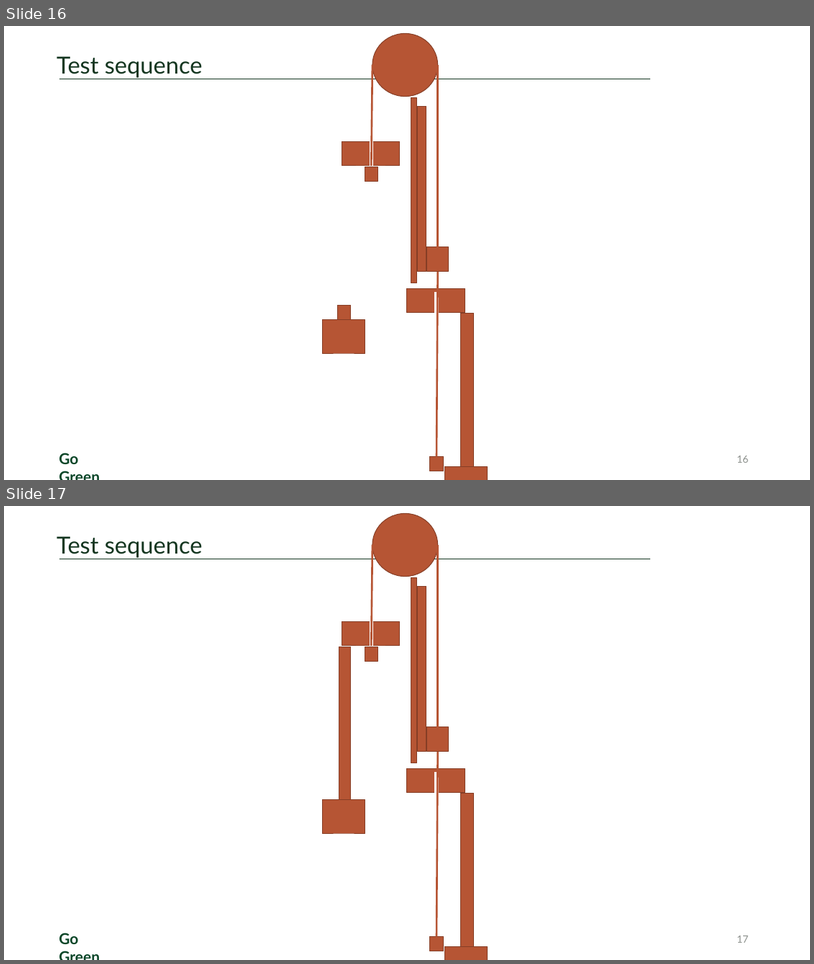
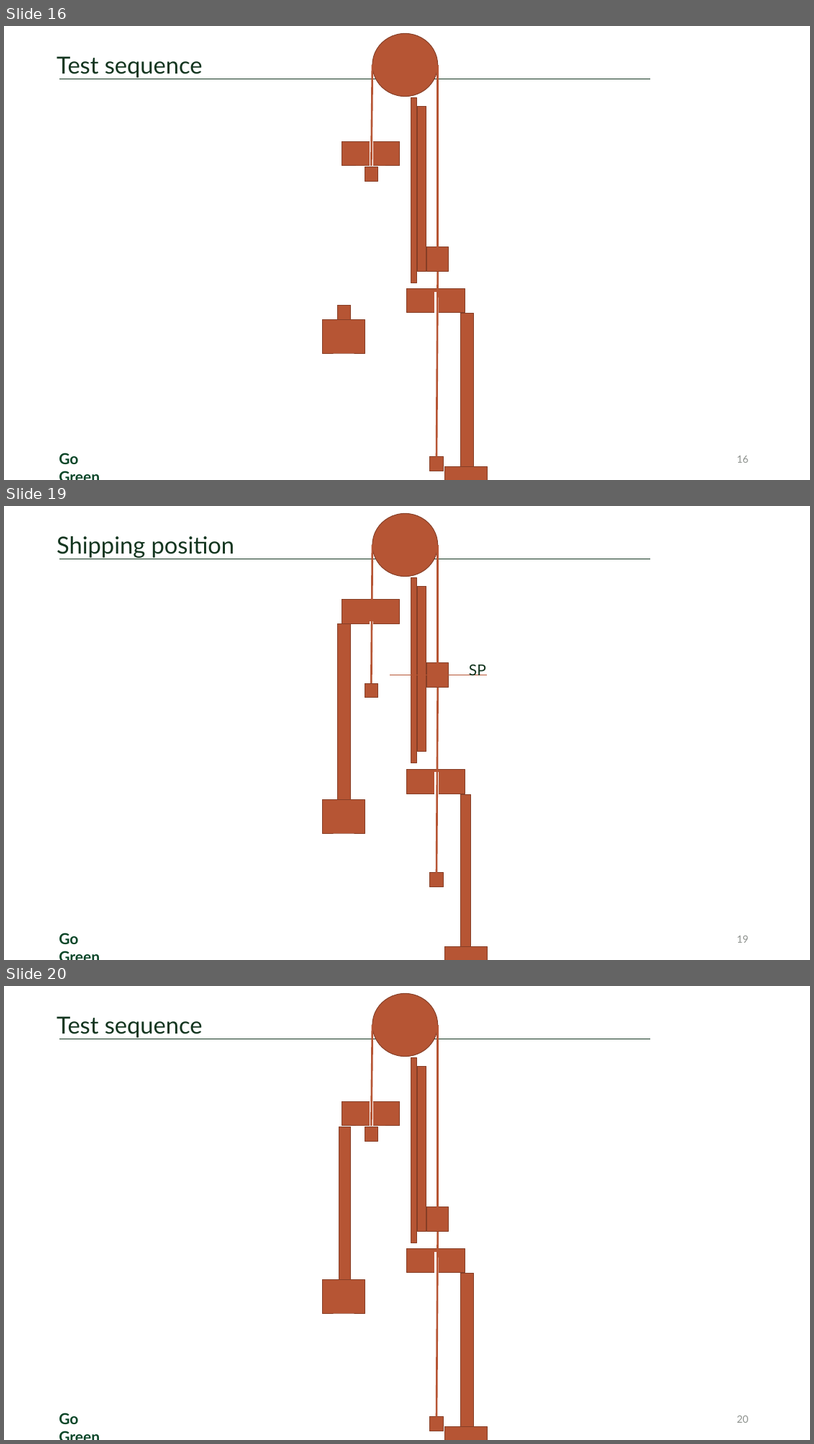
Before and after one commit to hashim-t/20-020-W601, a slide deck: Documents/20-020_W601.pptx. Shown one above the other, each under a label of ours: slides 16 and 17 before the commit, slides 16, 19 and 20 after it; the slides between them are not shown. The pictures are 814x964 and 814x1444 pixels, drawn with LibreOffice and Linux fonts; fonts in the diff are those of the drawing; background and template pictures are left out. Boxes give left, top, right and bottom in pixels: in the first picture for what was removed or moved away, otherwise in the second. Text is boxed around its words. In the diff, an @@ line names an element or a change of style, - is before the commit and + after.

```diff
--- a/Documents/20-020_W601.pptx
+++ b/Documents/20-020_W601.pptx
@@ slide 19 added at bbox=[4, 506, 810, 960], background #FFFFFF; not listed: 2 template elements that a slide beside it also shows @@
@@ ellipse added at bbox=[373, 513, 437, 576], fill #B65534, outline #873F26 0.85 pt @@
@@ title added at bbox=[57, 536, 235, 558], 28 pt, text #13351F @@
+Shipping position
@@ line added from (373, 545) to (372, 683), #B65534 2.25 pt @@
@@ line added from (437, 545) to (437, 663), #B65534 2.25 pt @@
@@ rectangle added at bbox=[370, 587, 373, 612], fill #FFFFFF, outline #FFFFFF 0.85 pt @@
@@ rectangle added at bbox=[412, 578, 417, 763], fill #B65534, outline #873F26 0.85 pt @@
@@ rectangle added at bbox=[418, 587, 427, 751], fill #B65534, outline #873F26 0.85 pt @@
@@ rectangle added at bbox=[342, 599, 400, 623], fill #B65534, outline #873F26 0.85 pt @@
@@ rectangle added at bbox=[338, 623, 351, 800], fill #B65534, outline #873F26 0.85 pt @@
@@ rectangle added at bbox=[370, 621, 373, 646], fill #FFFFFF, outline #FFFFFF 0.85 pt @@
@@ line added from (390, 674) to (487, 674), #B65534 0.75 pt @@
@@ rectangle added at bbox=[427, 663, 449, 687], fill #B65534, outline #873F26 0.85 pt @@
@@ text added at bbox=[469, 664, 486, 675], 18 pt, text #13351F @@
+SP
@@ rectangle added at bbox=[365, 683, 378, 698], fill #B65534, outline #873F26 0.85 pt @@
@@ line added from (437, 687) to (437, 872), #B65534 2.25 pt @@
@@ rectangle added at bbox=[407, 769, 466, 793], fill #B65534, outline #873F26 0.85 pt @@
@@ rectangle added at bbox=[435, 772, 438, 796], fill #FFFFFF, outline #FFFFFF 0.85 pt @@
@@ rectangle added at bbox=[323, 800, 365, 834], fill #B65534, outline #873F26 0.85 pt @@
@@ rectangle added at bbox=[460, 794, 471, 946], fill #B65534, outline #873F26 0.85 pt @@
@@ rectangle added at bbox=[430, 872, 444, 887], fill #B65534, outline #873F26 0.85 pt @@
@@ page number added at bbox=[737, 935, 748, 942], 12 pt, text #8C908D @@
+19
@@ rectangle added at bbox=[445, 947, 487, 960], fill #B65534, outline #873F26 0.85 pt @@
@@ what was slide 17 is now slide 20 @@
@@ page number at bbox=[737, 1415, 748, 1422]: text changed @@
-17
+20
```
Also in this commit, not shown: 2 other slides added, 8 other files.
